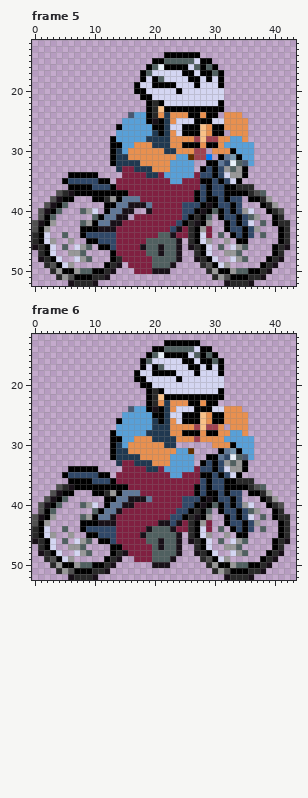
Animated GIF sprite, stored at images/ChrisSpriteTired.gif. The picture above is the old version.
The file is 98x106 pixels, drawn in blocks of 2x2; one block is one cell here. Shown: frame 5: x 0..43, y 12..52; frame 6: x 0..43, y 12..52. The commit also changed other frames, which this record leaves out.
Now the later version:
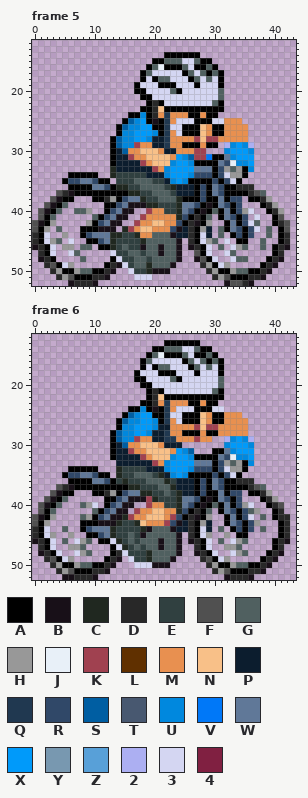
Palette (. is transparent): A #000000  B #181018  C #202820  D #282828  E #304040  F #505050  G #506060  H #989898  J #e8f0f8  K #a04150  L #603000  M #e89050  N #f8c088  P #0c1d2e  Q #203850  R #304868  S #005ea2  T #485870  U #0088de  V #0078f8  W #607898  X #009afa  Y #7898b0  Z #58a0d8  2 #acaff2  3 #d4d6f2  4 #802041
The edit:
Changed rows in their new state; - is an unchanged pixel.
Frame 5:
first column x 4:
15 ---------------------33G---------------
16 ---------------------G-A---------------
17 ----------------------G-G--------------
18 ------------------G----G-G-------------
19 ----------------3----------------------
20 -------------------G-------G-----------
21 ---------------------------G-----------
22 --------------------------G------------
23 --------------A------------------------
24 ------------AAU-------------...--------
25 -----------ASUX----------------.-------
26 -----------SUUXX-----------------------
27 ----------AUUXXXU-----------M----------
28 ----------SUUXXUPP-----------MM--------
29 ----------SUUK--PP---------.2UXU2------
30 ----------PS--NNN-PP------..UXXXU------
31 ----------PPK--NNNN-XUS---A--UXXX------
32 ----------PPPPK-NNNUXXUAA-----UUX------
33 ---------CPPPPPPK-UXXXXWWW------U------
34 ---------CEEEEEPPPUXXXUR---------------
35 ----WW----EEEGGGEEPUXUAA---------------
36 ------WW--CCEEGGGGECPPPA--W------------
37 ------------CCEEGGGEPPP---W------------
38 -----------R--CEEGGGCAA----W-----------
39 ----------R----CCEEECWW----W-----------
40 ---G--.--R-----KMMEECW------W--------H-
41 --------R----.KMMMMMC-------W---.3---F-
42 ----.--R---..KMMNNMM---------W---G.---F
43 G---------.CKMNNMMM--P---P-G-W---3-G--F
44 -H----WWWCCEECMMG---PP---P--------.G---
45 G-3-----WCEEEEC-----------G-3-----G----
46 -HH.G----CEGEE--------------------G----
47 --3G.----3EEGGE--------F----3G.--------
48 .--.G.----3EEGGE--------F-----G--------
49 -----------3EGGC---------H-------------
50 ------------3EEC-----------------------
51 -------------333-----------------------
52 -----------------------------FF--------
Frame 6:
first column x 5:
14 --------------------33G---------
15 --------------------G-A---------
16 ---------------------G-G--------
17 -----------------G----G-G-------
18 ---------------3----------------
19 ------------------G-------G-----
20 --------------------------G-----
21 -------------------------G------
23 -------------A------------------
24 -----------AAU-------------...--
25 ----------ASUXX---------------.-
26 ----------SUUXXU----------------
27 ---------AUUXXXUPP---------M----
28 ---------SUUXXUPP-----------MM--
29 ---------SUUK--PP--------..2UXU2
30 ---------PS--NNN-PPP-----..UXXXU
31 ---------PPK--NNNN-XUS---A--UXXX
32 ---------PPPPK-NNNUXXUAA-----UUX
33 ---------PPPPPPK-UXXXXWWW------U
34 ---------CEEEEPPPUXXXUR---------
35 ---WW----CEEGGGECPUXUAA---------
36 -----WW--ECEEEGGGCEPPPA--W------
37 -----------CCEEEGGCPPP---W------
38 ----------R--CCEEGECPP----W-----
39 ---------R----KCEEECWW----W-----
40 --------R---..KMMEECW------W----
41 -------R--B.KMMNNMMC-------W----
42 ------R--BCKMMNNNMK---------W---
43 ---------CEECNMMMK--P---P---W---
44 -----WWWCEEEEC-----PP---P-------
45 -------WCEEGE-------------------
46 --------3CEGEG------------------
47 ---------3CEGEG-----------------
48 ----------3EEEC-----------------
49 -----------3EEC-----------------
50 ------------333-----------------
52 B-------------------------------
Pixel boxes of the changes (left, top, right, bottom) in both pictures:
changed: (56, 58, 290, 286)
changed: (80, 346, 254, 568)
added: (62, 574, 68, 580)
